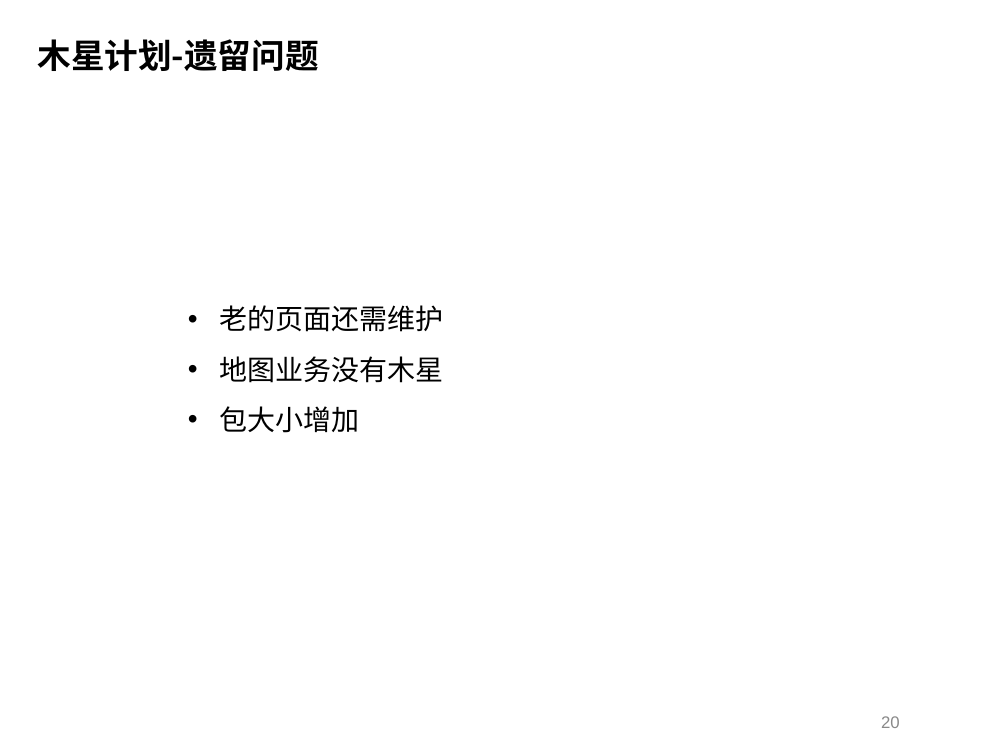
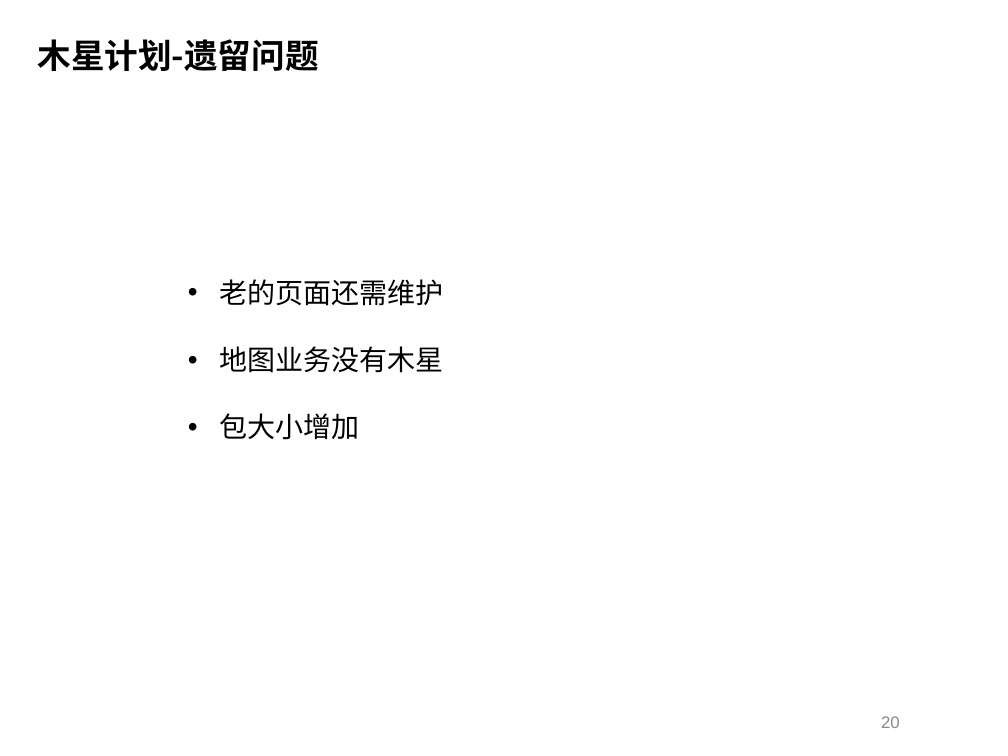
Before and after one commit to Geph0rce/Demo, a slide deck: slide 20 of documents/钱杰_2019年度总结述职报告.pptx. Drawn at 1008x756 pixels with LibreOffice and Linux fonts; fonts in the diff are those of the drawing; background and template pictures are left out. Boxes give left, top, right and bottom in pixels: in the first picture for what was removed or moved away, otherwise in the second. Text is boxed around its words. In the diff, an @@ line names an element or a change of style, - is before the commit and + after.

```diff
--- a/documents/钱杰_2019年度总结述职报告.pptx
+++ b/documents/钱杰_2019年度总结述职报告.pptx
@@ text "老的页面还需维护": place and size @@
-text "老的页面还需维护" at [219,305,443,433]
+text "老的页面还需维护" at [219,279,443,440]
@@ text "老的页面还需维护" at [219,279,443,440]: line spacing 1.5 to 2 @@
```
Also in this commit, not shown: 5 other slides changed, 7 slides added, 1 other file.
